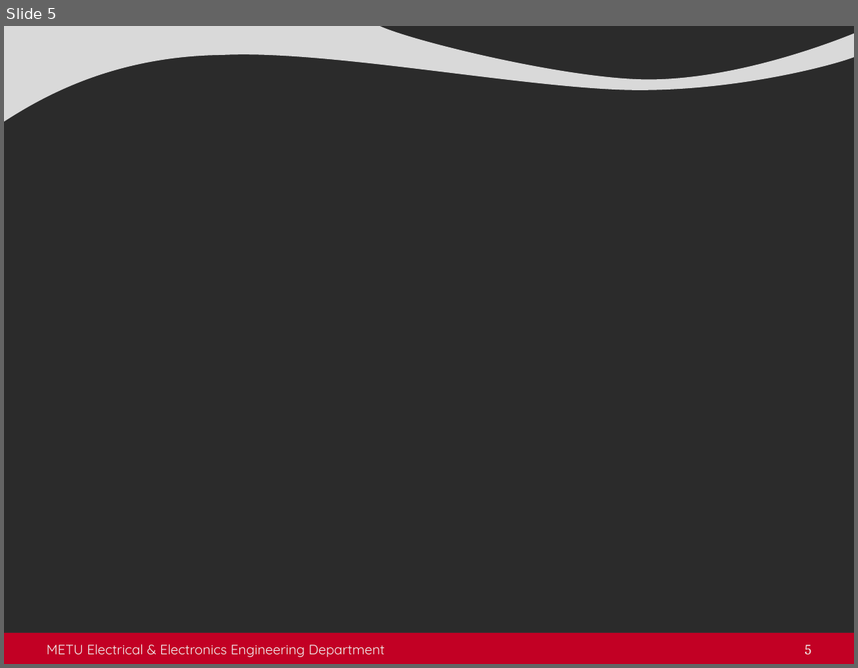
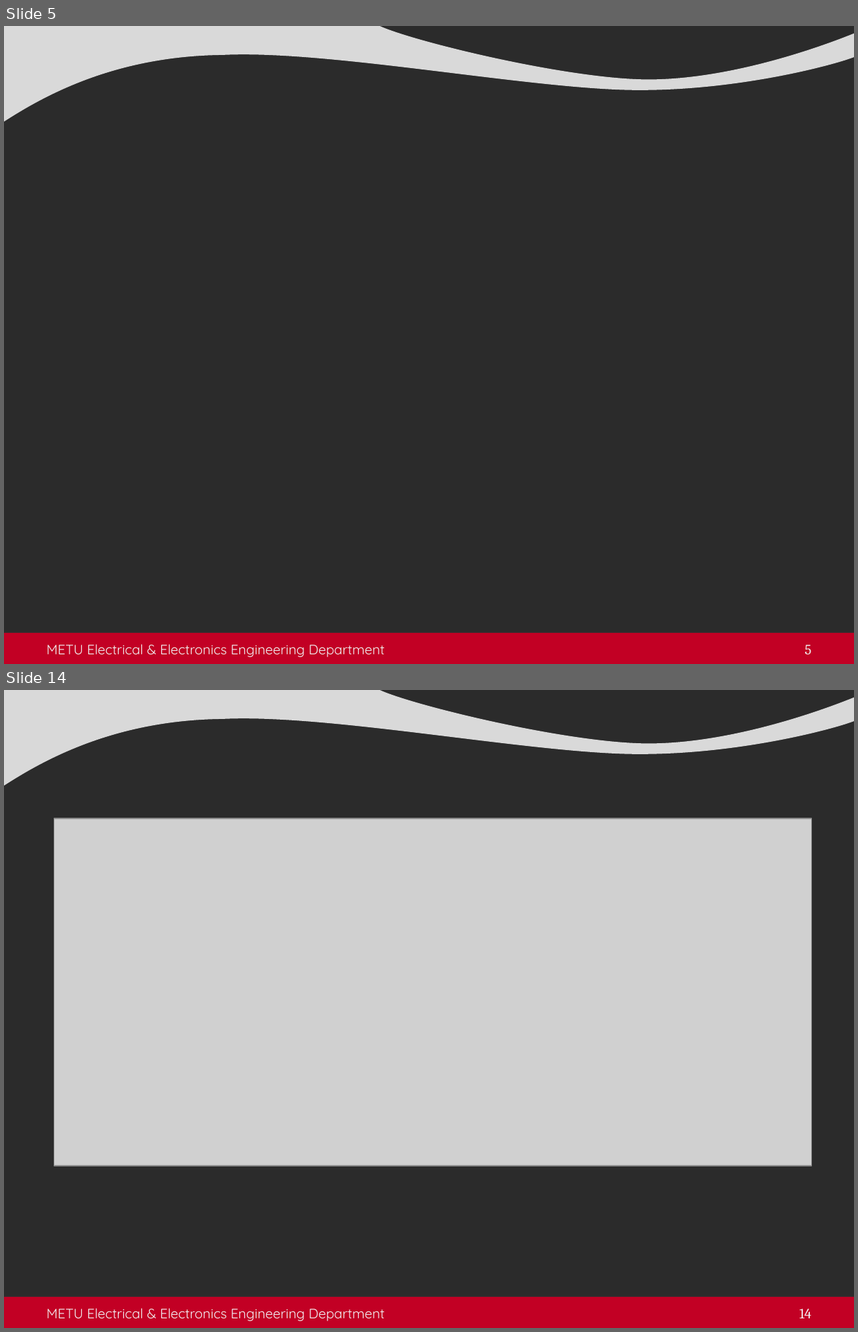
Before and after one commit to busranurkocak/EE464-Term-Project, a slide deck: Presentation/Isolated_presentation.pptx. Shown one above the other, each under a label of ours: slide 5 before the commit, slides 5 and 14 after it; the slides between them are not shown. The pictures are 858x668 and 858x1332 pixels, drawn with LibreOffice and Linux fonts; fonts in the diff are those of the drawing; grey boxes stand for pictures; background and template pictures are left out; a plain dark background stands for a picture behind light text. Boxes give left, top, right and bottom in pixels: in the first picture for what was removed or moved away, otherwise in the second. Text is boxed around its words. In the diff, an @@ line names an element or a change of style, - is before the commit and + after.

```diff
--- a/Presentation/Isolated_presentation.pptx
+++ b/Presentation/Isolated_presentation.pptx
@@ slide 14 added at (4,690,854,1328), background picture (left out); not listed: 2 template elements that a slide beside it also shows @@
@@ picture added at (54,818,811,1165) @@
@@ text added at (47,1308,385,1321), 11.5 pt, text #F2F2F2 @@
+METU Electrical & Electronics Engineering Department
@@ page number added at (800,1308,812,1318), 12 pt, text #F2F2F2 @@
+14
```
Also in this commit, not shown: 9 other slides added.
